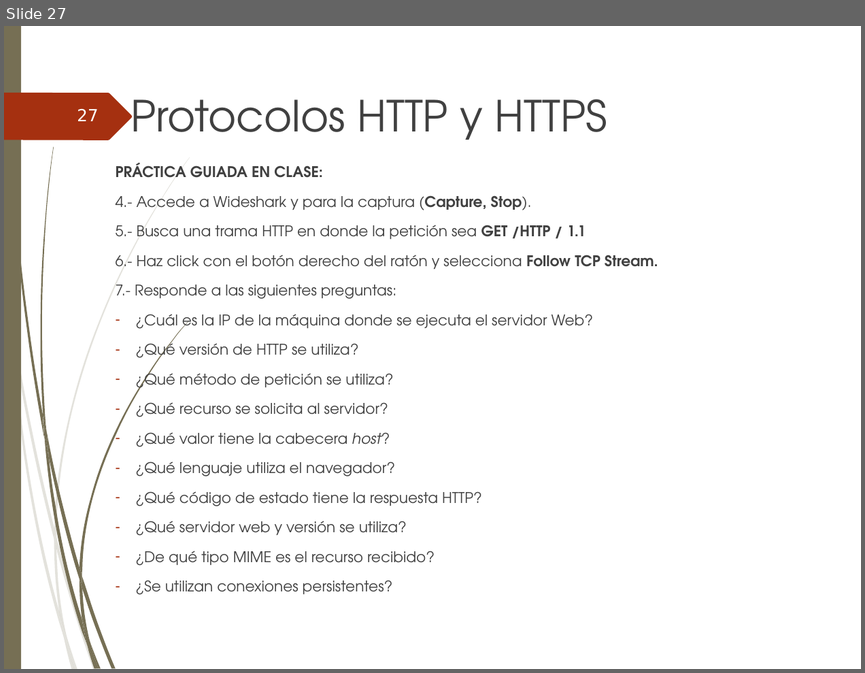
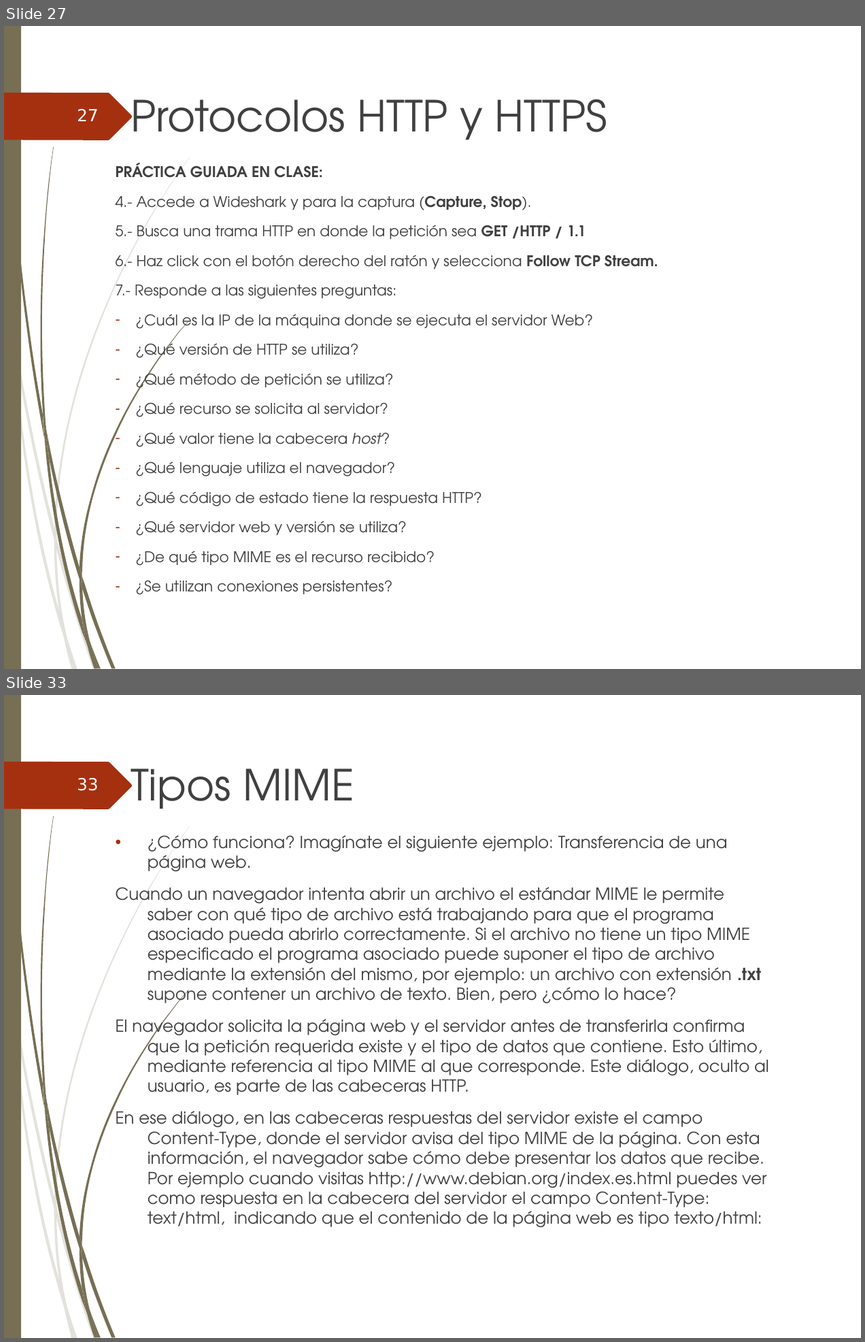
Before and after one commit to ammDAW/daw, a slide deck: 2_DAW/DAW - Beatriz/Unidad2/UT2_Administracion de servidores web.ppt. Shown one above the other, each under a label of ours: slide 27 before the commit, slides 27 and 33 after it; the slides between them are not shown. The pictures are 865x673 and 865x1342 pixels, drawn with LibreOffice and Linux fonts; fonts in the diff are those of the drawing; background and template pictures are left out. Boxes give left, top, right and bottom in pixels: in the first picture for what was removed or moved away, otherwise in the second. Text is boxed around its words. In the diff, an @@ line names an element or a change of style, - is before the commit and + after.

```diff
--- a/2_DAW/DAW - Beatriz/Unidad2/UT2_Administracion de servidores web.ppt
+++ b/2_DAW/DAW - Beatriz/Unidad2/UT2_Administracion de servidores web.ppt
@@ slide 33 added at (4, 695, 861, 1338), background picture (left out); not listed: 24 template elements that a slide beside it also shows @@
@@ title added at (130, 768, 355, 809), 36 pt, text #404040 @@
+Tipos MIME
@@ page number added at (77, 778, 98, 791), 14 pt, text #FEFFFF @@
+33
@@ text added at (116, 835, 769, 1227), 14 pt, text #404040 @@
+• ¿Cómo funciona? Imagínate el siguiente ejemplo: Transferencia de una página web.
+Cuando un navegador intenta abrir un archivo el estándar MIME le permite saber con qué tipo de archivo está trabajando para que el programa asociado pueda abrirlo correctamente. Si el archivo no tiene un tipo MIME especificado el programa asociado puede suponer el tipo de archivo mediante la extensión del mismo, por ejemplo: un archivo con extensión .txt supone contener un archivo de texto. Bien, pero ¿cómo lo hace?
+El navegador solicita la página web y el servidor antes de transferirla confirma que la petición requerida existe y el tipo de datos que contiene. Esto último, mediante referencia al tipo MIME al que corresponde. Este diálogo, oculto al usuario, es parte de las cabeceras HTTP.
+En ese diálogo, en las cabeceras respuestas del servidor existe el campo Content-Type, donde el servidor avisa del tipo MIME de la página. Con esta información, el navegador sabe cómo debe presentar los datos que recibe. Por ejemplo cuando visitas http://www.debian.org/index.es.html puedes ver como respuesta en la cabecera del servidor el campo Content-Type: text/html, indicando que el contenido de la página web es tipo texto/html:
```
Also in this commit, not shown: 2 slides changed, 10 other slides added, 2 other files.
